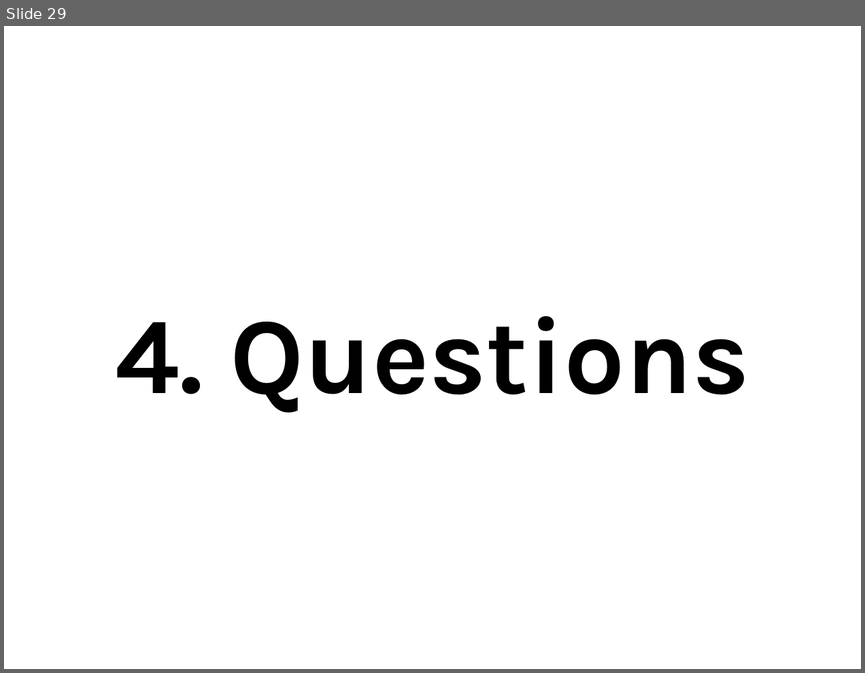
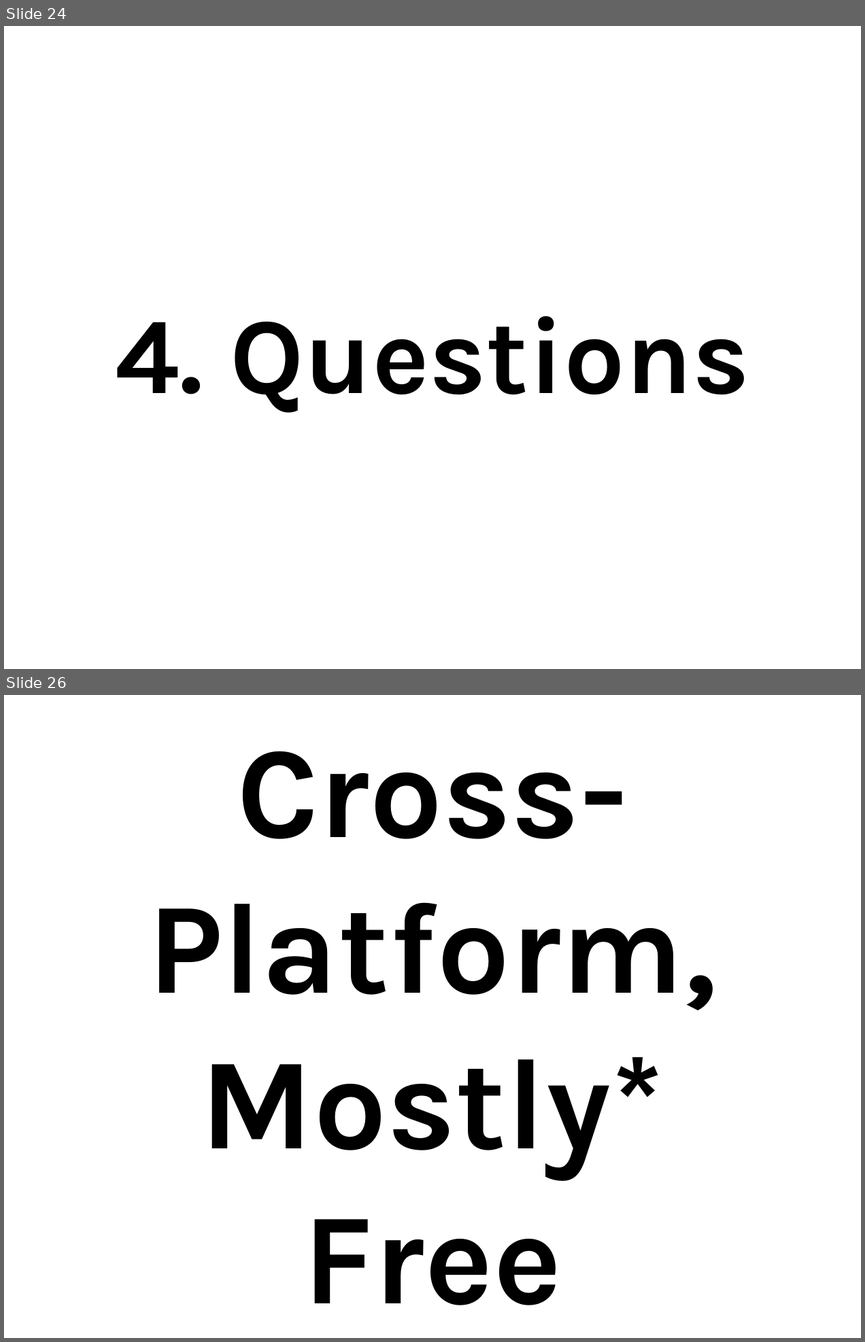
Before and after one commit to thewoolleyman/ci_for_the_rails_guy_or_gal, a slide deck: presentation/ci_for_the_web_2.0_guy_or_gal.odp. Shown one above the other, each under a label of ours: slide 29 before the commit, slides 24 and 26 after it; the slides between them are not shown. The pictures are 865x673 and 865x1342 pixels, drawn with LibreOffice and Linux fonts; fonts in the diff are those of the drawing. Boxes give left, top, right and bottom in pixels: in the first picture for what was removed or moved away, otherwise in the second. Text is boxed around its words. In the diff, an @@ line names an element or a change of style, - is before the commit and + after.

```diff
--- a/presentation/ci_for_the_web_2.0_guy_or_gal.odp
+++ b/presentation/ci_for_the_web_2.0_guy_or_gal.odp
@@ slide 26 added at (4,695,861,1338), background #FFFFFF @@
@@ title added at (147,751,716,1306), 120 pt, text #000000, bold @@
+Cross-Platform, Mostly*
+Free
@@ what was slide 29 is now slide 24 @@
```
Also in this commit, not shown: 26 slides changed, 8 other slides added, 2 slides removed.
